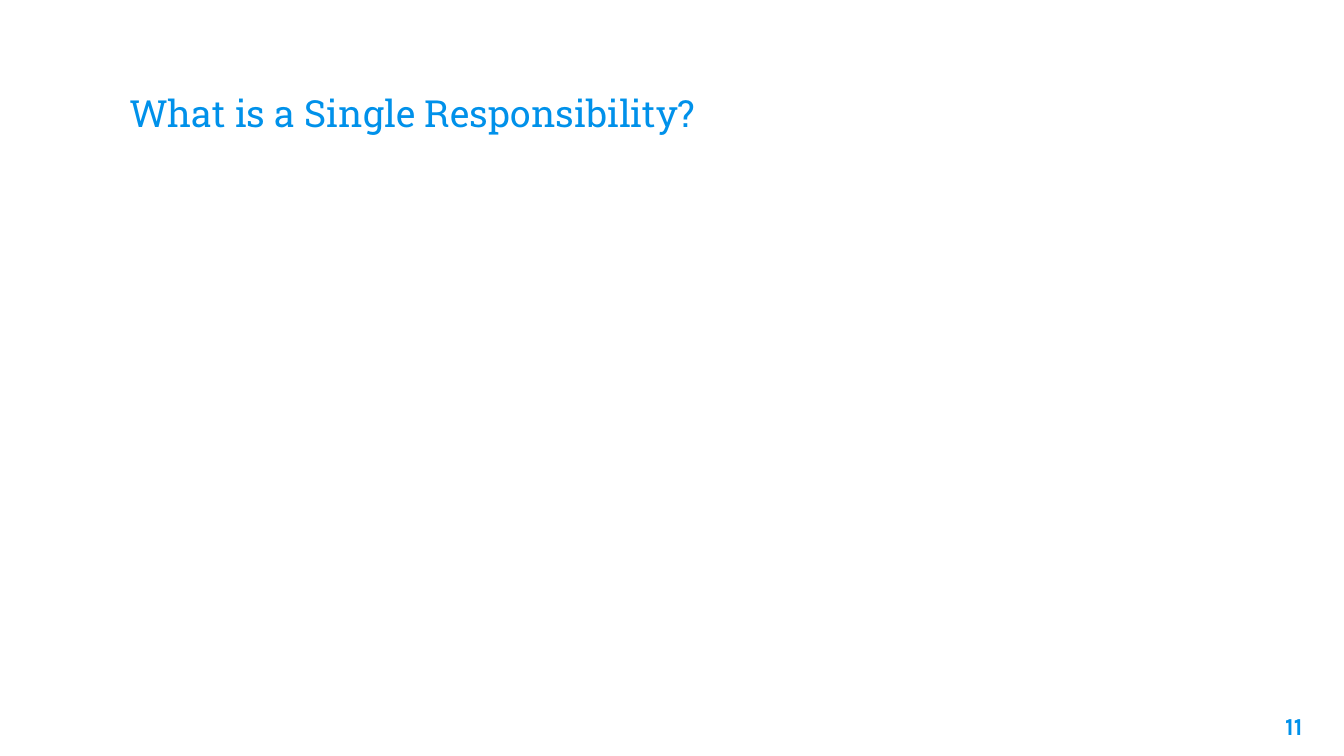
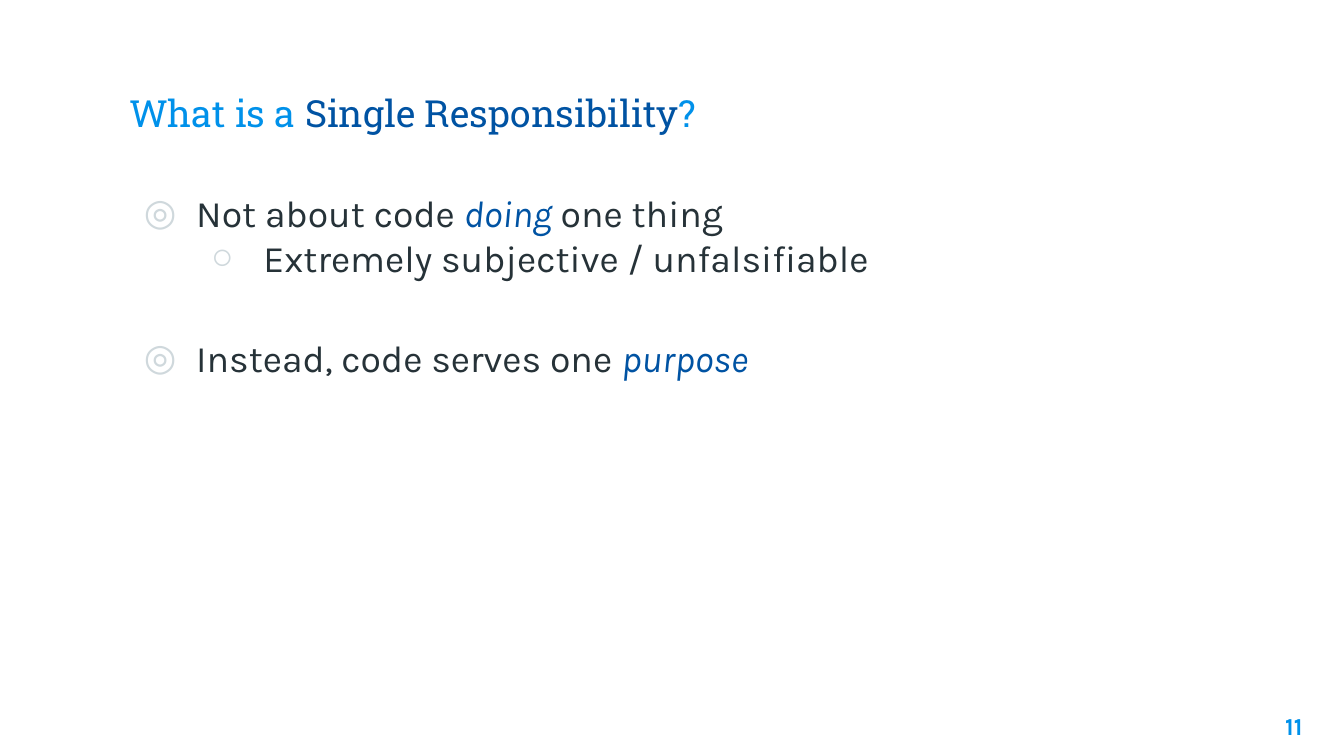
Before and after one commit to benjaminsampica/techtalks, a slide deck: slide 11 of VerticalSliceArchitecture/Vertical Slice Architecture.pptx. Drawn at 1344x756 pixels with LibreOffice and Linux fonts; fonts in the diff are those of the drawing; background and template pictures are left out. Boxes give left, top, right and bottom in pixels: in the first picture for what was removed or moved away, otherwise in the second. Text is boxed around its words. In the diff, an @@ line names an element or a change of style, - is before the commit and + after.

```diff
--- a/VerticalSliceArchitecture/Vertical Slice Architecture.pptx
+++ b/VerticalSliceArchitecture/Vertical Slice Architecture.pptx
@@ title "What is a Single Responsibility?" at <box>129,98,696,135</box>: text colour #0091EA to #0053A3 in "Single Responsibility?" @@
@@ text added at <box>196,201,869,381</box>, 20 pt, text #263238 @@
+◎ Not about code doing one thing
+  ○ Extremely subjective / unfalsifiable
+◎ Instead, code serves one purpose
```
Also in this commit, not shown: 7 other slides changed, 4 slides added, 3 other files.
